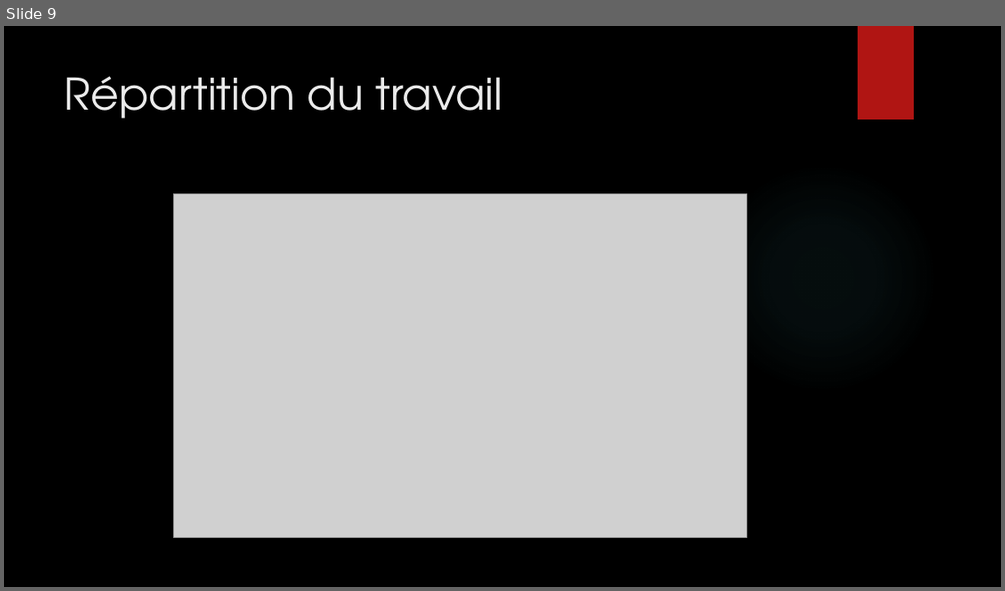
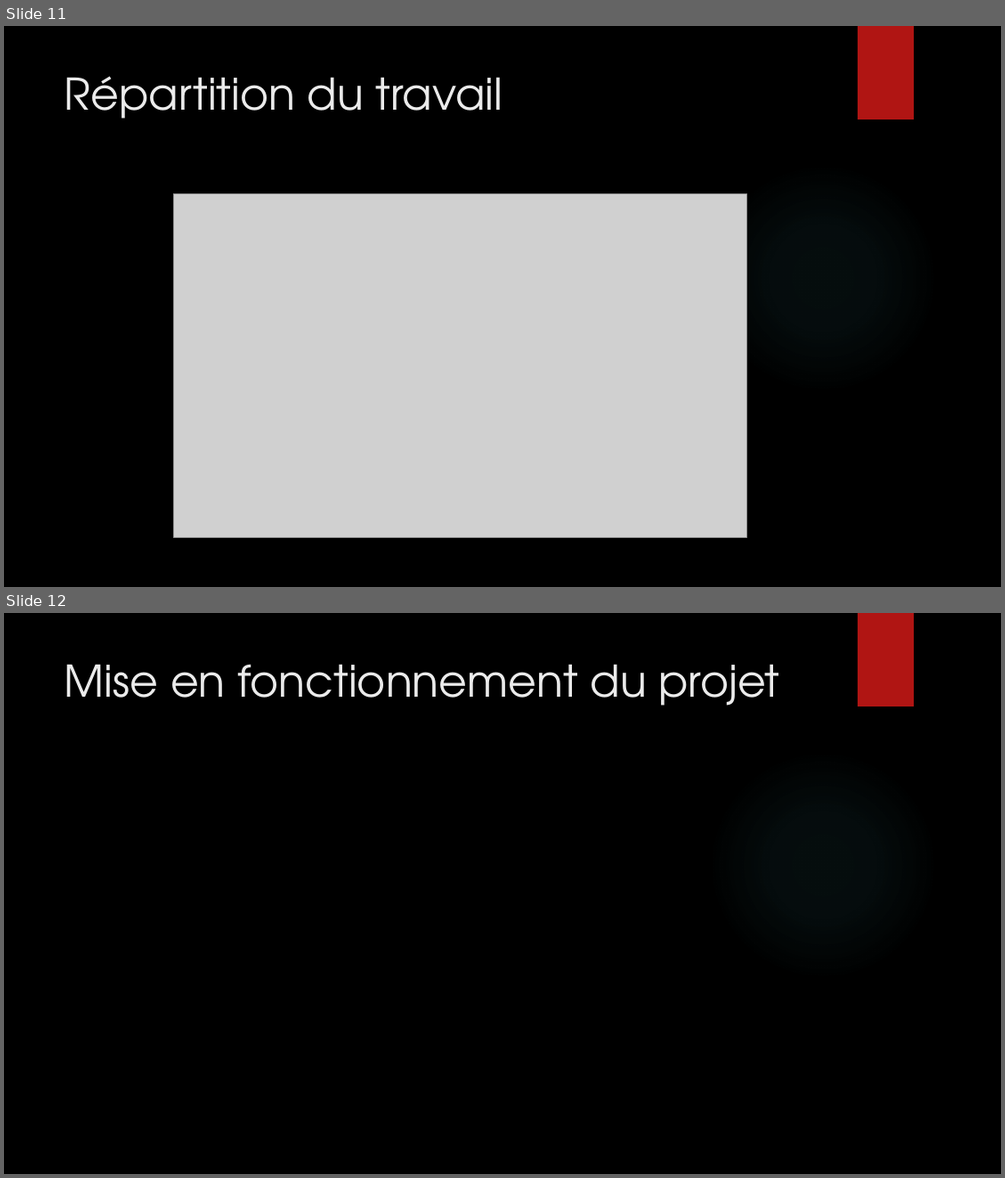
Before and after one commit to MonsieurCo/Projet_CSF, a slide deck: présentation/Projet Ballon MétéoV2.pptx. Shown one above the other, each under a label of ours: slide 9 before the commit, slides 11 and 12 after it. The pictures are 1005x591 and 1005x1178 pixels, drawn with LibreOffice and Linux fonts; fonts in the diff are those of the drawing; grey boxes stand for pictures; background and template pictures are left out. Boxes give left, top, right and bottom in pixels: in the first picture for what was removed or moved away, otherwise in the second. Text is boxed around its words. In the diff, an @@ line names an element or a change of style, - is before the commit and + after.

```diff
--- a/présentation/Projet Ballon MétéoV2.pptx
+++ b/présentation/Projet Ballon MétéoV2.pptx
@@ slide 12 added at [4,613,1001,1174], background picture (left out); not listed: 2 template elements that a slide beside it also shows @@
@@ title added at [65,664,779,706], 42 pt, text #EBEBEB @@
+Mise en fonctionnement du projet
@@ what was slide 9 is now slide 11 @@
```
Also in this commit, not shown: 1 slide changed, 2 other slides added.
